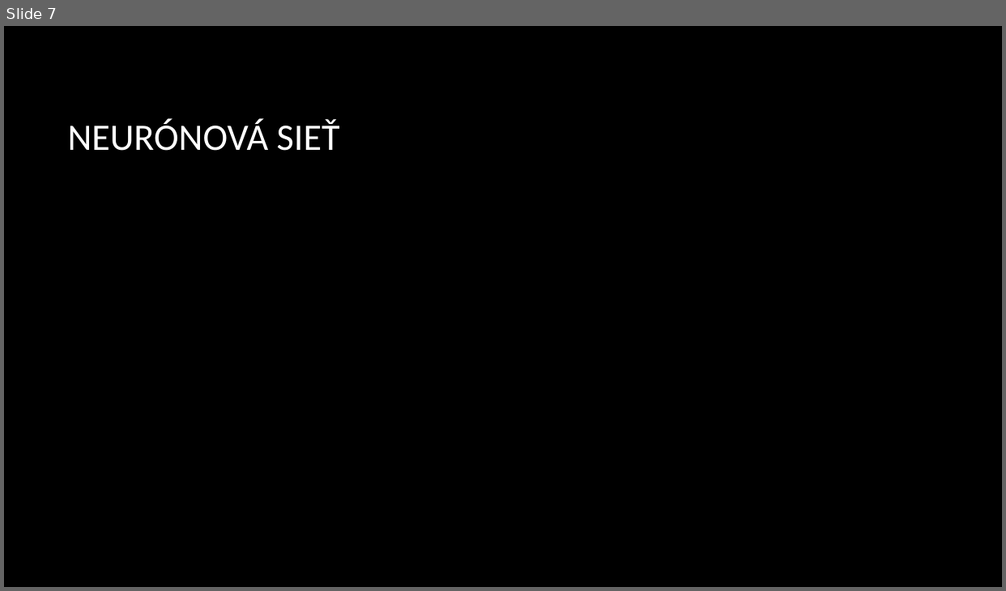
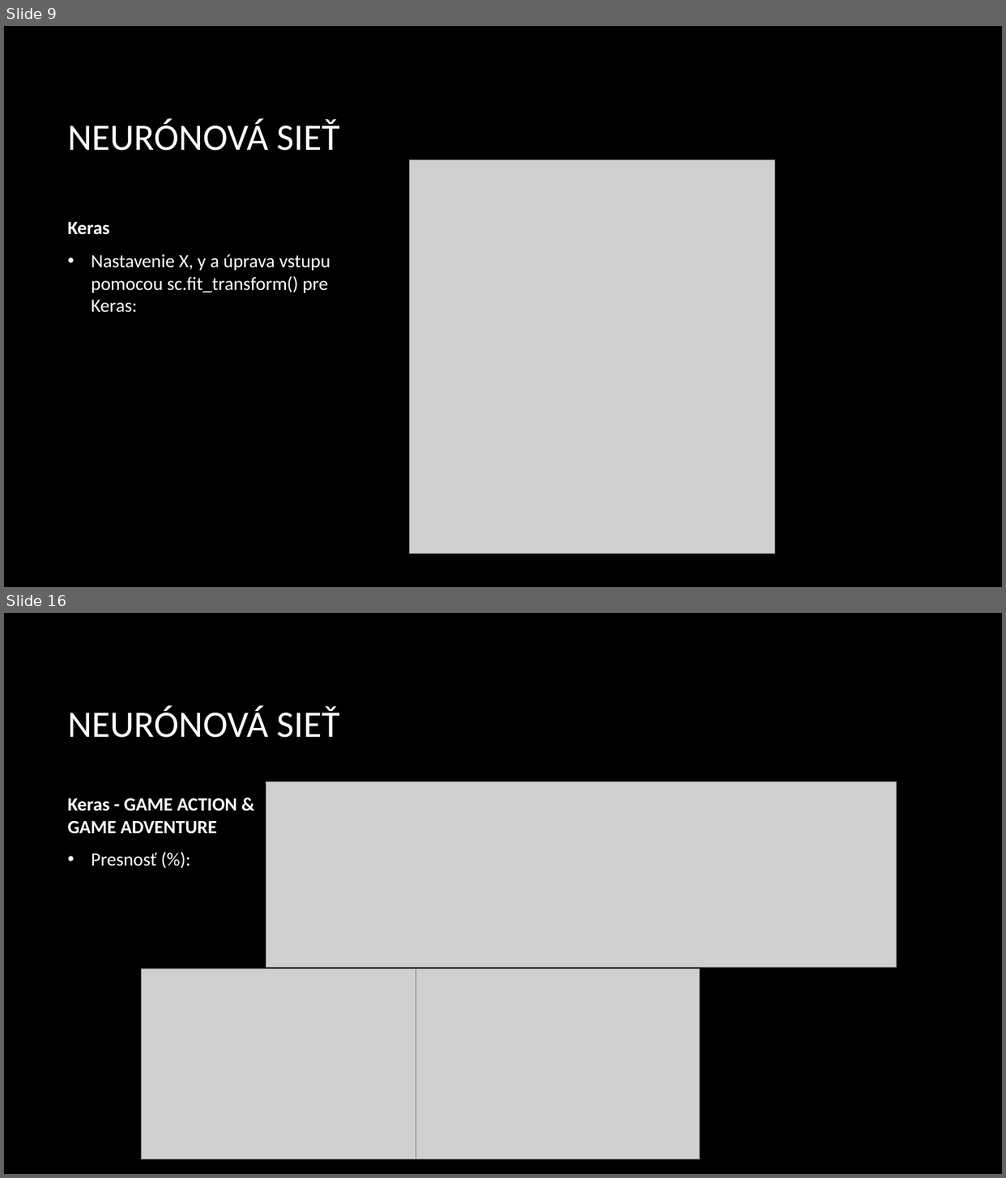
Before and after one commit to SorinMarkov01/Neur-nov-siete-NS, a slide deck: Jakub Tibenský - Android Games.pptx. Shown one above the other, each under a label of ours: slide 7 before the commit, slides 9 and 16 after it; the slides between them are not shown. The pictures are 1006x591 and 1006x1178 pixels, drawn with LibreOffice and Linux fonts; fonts in the diff are those of the drawing; grey boxes stand for pictures; background and template pictures are left out. Boxes give left, top, right and bottom in pixels: in the first picture for what was removed or moved away, otherwise in the second. Text is boxed around its words. In the diff, an @@ line names an element or a change of style, - is before the commit and + after.

Commit message:
Final - Keras
Dokončenie časti neurónových sieti + zdroje.

```diff
--- a/Jakub Tibenský - Android Games.pptx
+++ b/Jakub Tibenský - Android Games.pptx
@@ slide 16 added at (x1=4, y1=613, x2=1002, y2=1174), background picture (left out) @@
@@ title added at (x1=68, y1=706, x2=340, y2=738), 36 pt, text #FFFFFF @@
+NEURÓNOVÁ SIEŤ
@@ picture added at (x1=266, y1=782, x2=896, y2=967) @@
@@ text added at (x1=68, y1=798, x2=237, y2=866), 18 pt, text #FFFFFF, bold @@
+Keras - GAME ACTION & GAME ADVENTURE
+• Presnosť (%):
@@ picture added at (x1=141, y1=969, x2=415, y2=1161) @@
@@ picture added at (x1=415, y1=969, x2=700, y2=1161) @@
@@ what was slide 7 is now slide 9 @@
@@ slide 9 changed as well @@
@@ picture added at (x1=409, y1=160, x2=774, y2=554) @@
@@ text added at (x1=68, y1=222, x2=330, y2=312), 18 pt, text #FFFFFF @@
+Keras
+• Nastavenie X, y a úprava vstupu pomocou sc.fit_transform() pre Keras:
```
Also in this commit, not shown: 2 other slides changed, 13 other slides added, 6 slides removed.
